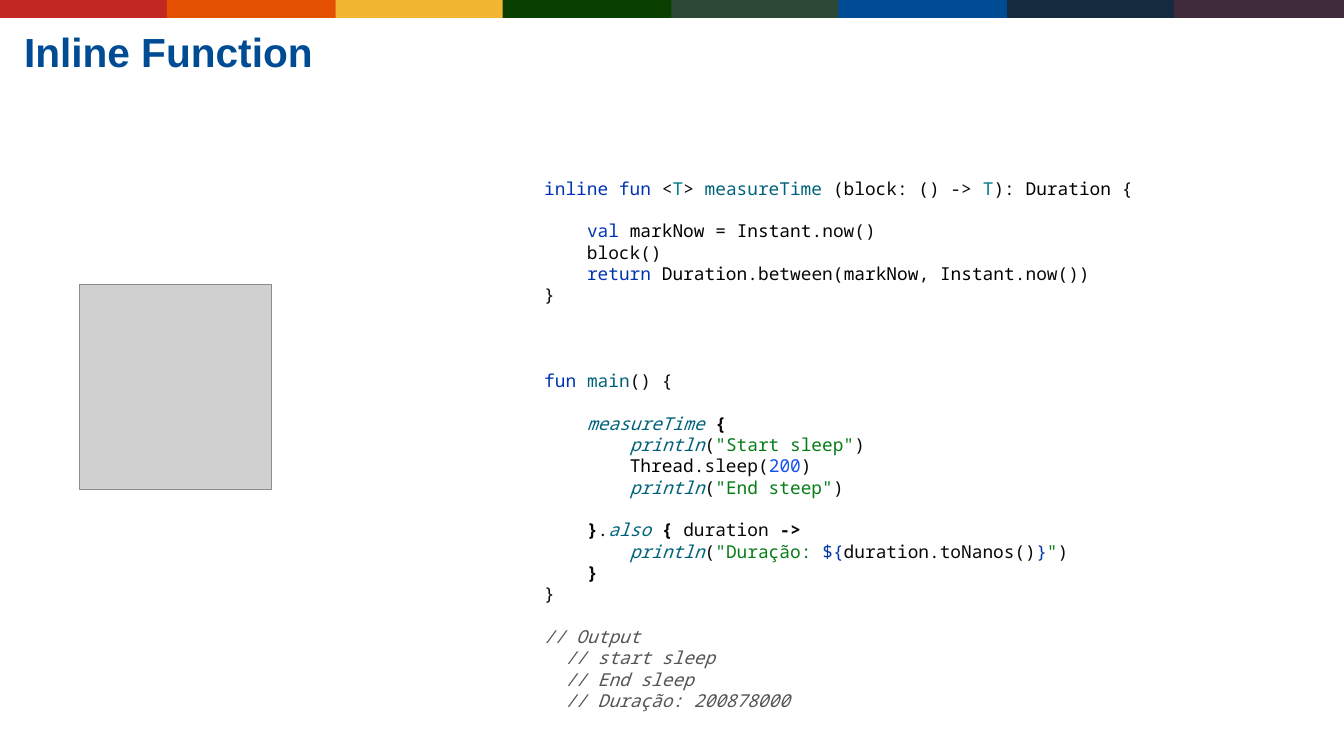
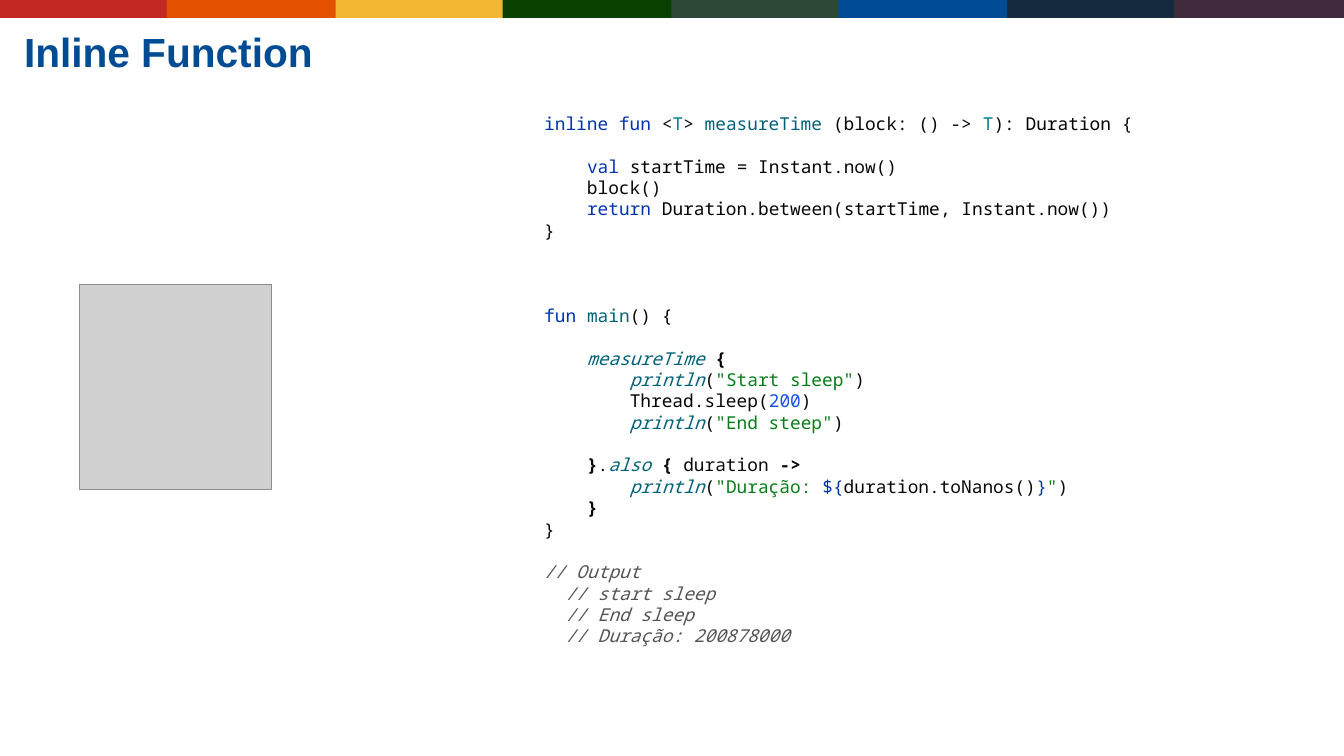
Before and after one commit to Gabrielgps25/meetup-kotlin-java-differences-features, a slide deck: slide 18 of buscando-interoperabilidade-entre-java-jvm-kotlin.odp. Drawn at 1344x756 pixels with LibreOffice and Linux fonts; fonts in the diff are those of the drawing; grey boxes stand for pictures; background and template pictures are left out. Boxes give left, top, right and bottom in pixels: in the first picture for what was removed or moved away, otherwise in the second. Text is boxed around its words. In the diff, an @@ line names an element or a change of style, - is before the commit and + after.

Commit message:
Improve odp presentation

```diff
--- a/buscando-interoperabilidade-entre-java-jvm-kotlin.odp
+++ b/buscando-interoperabilidade-entre-java-jvm-kotlin.odp
@@ text "inline fun <T> measureTime (block: ...": place and size @@
-text "inline fun <T> measureTime (block: ..." at [544,181,1111,712]
+text "inline fun <T> measureTime (block: ..." at [544,116,1111,647]
@@ text at [544,116,1111,218]: text changed @@
-inline fun <T> measureTime (block: () -> T): Duration {
-val markNow = Instant.now()
-block()
-return Duration.between(markNow, Instant.now())
-}
+inline fun <T> measureTime (block: () -> T): Duration {
+val startTime = Instant.now()
+block()
+return Duration.between(startTime, Instant.now())
+}
```
Also in this commit, not shown: 3 other slides changed, 1 other file.
